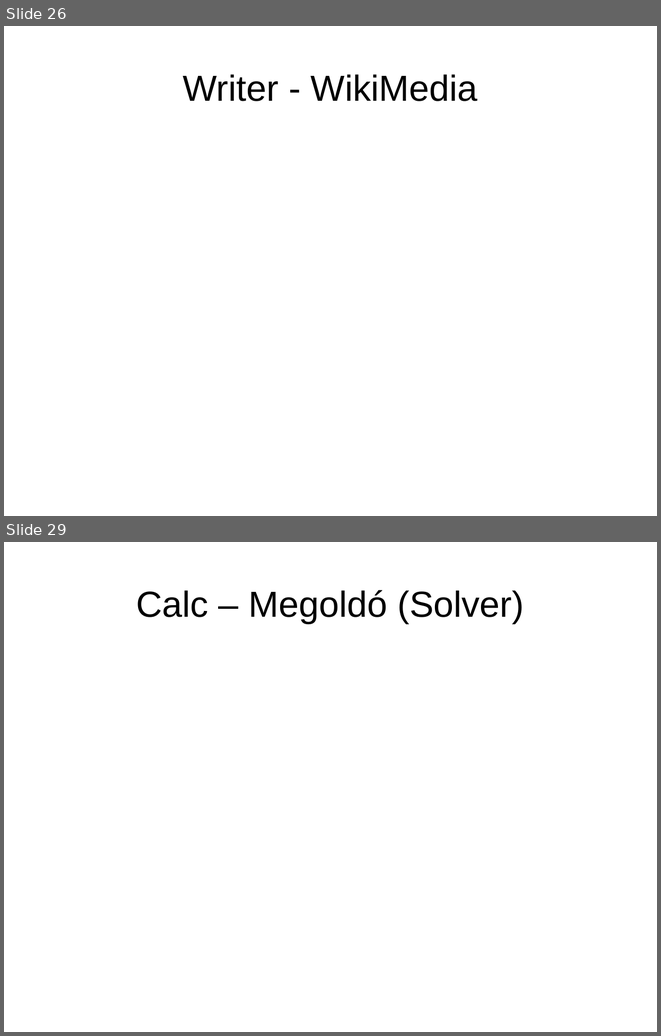
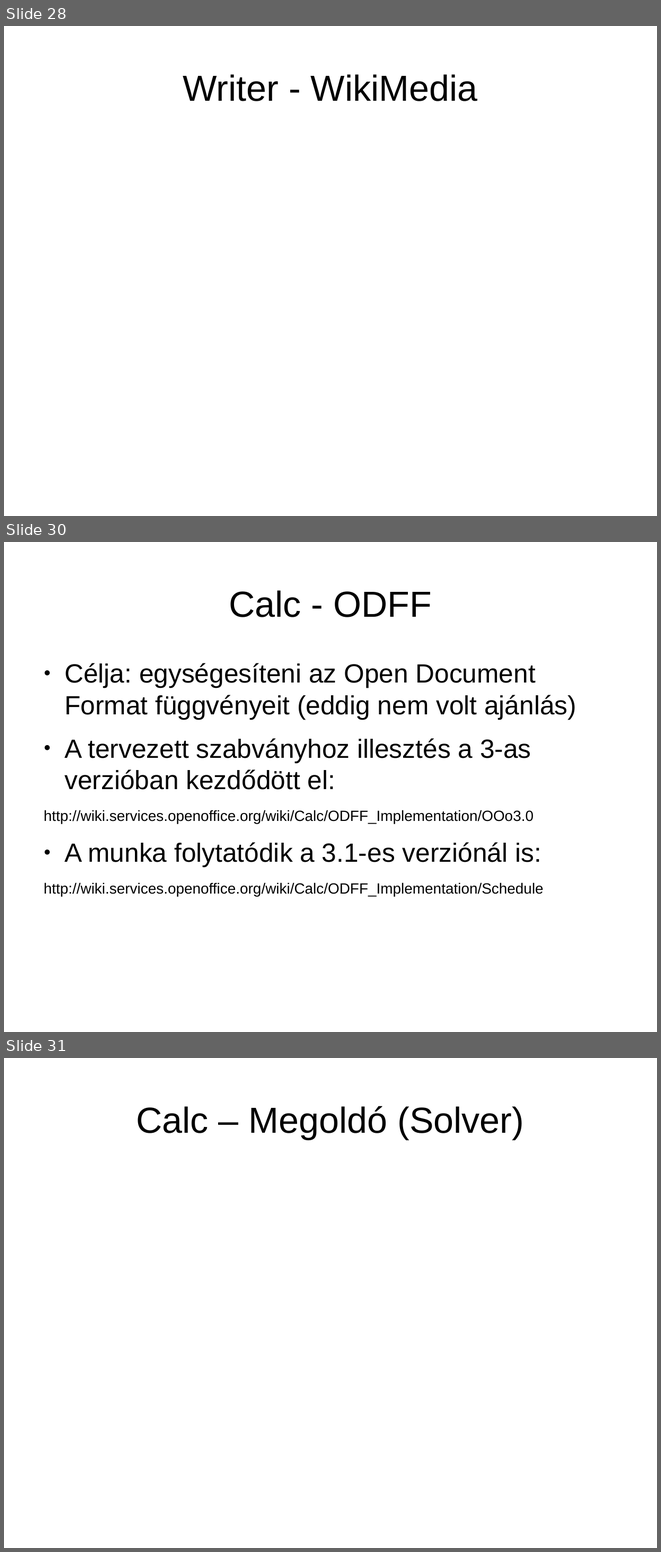
Before and after one commit to KAMI911/oxygenoffice, a slide deck: documents/marketing/hu/OpenOffice.org3_ujdonsagai.odp. Shown one above the other, each under a label of ours: slides 26 and 29 before the commit, slides 28, 30 and 31 after it; the slides between them are not shown. The pictures are 661x1036 and 661x1552 pixels, drawn with LibreOffice and Linux fonts; fonts in the diff are those of the drawing. Boxes give left, top, right and bottom in pixels: in the first picture for what was removed or moved away, otherwise in the second. Text is boxed around its words. In the diff, an @@ line names an element or a change of style, - is before the commit and + after.

```diff
--- a/documents/marketing/hu/OpenOffice.org3_ujdonsagai.odp
+++ b/documents/marketing/hu/OpenOffice.org3_ujdonsagai.odp
@@ slide 30 added at [4,542,657,1032], background #FFFFFF @@
@@ title added at [229,590,432,617], 44 pt, text #000000 @@
+Calc - ODFF
@@ text added at [44,663,576,897], 32 pt, text #000000 @@
+● Célja: egységesíteni az Open Document Format függvényeit (eddig nem volt ajánlás)
+● A tervezett szabványhoz illesztés a 3-as verzióban kezdődött el:
+http://wiki.services.openoffice.org/wiki/Calc/ODFF_Implementation/OOo3.0
+● A munka folytatódik a 3.1-es verziónál is:
+http://wiki.services.openoffice.org/wiki/Calc/ODFF_Implementation/Schedule
@@ what was slide 26 is now slide 28 @@
@@ what was slide 29 is now slide 31 @@
```
Also in this commit, not shown: 1 slide changed, 2 other slides added, 1 slide removed.
